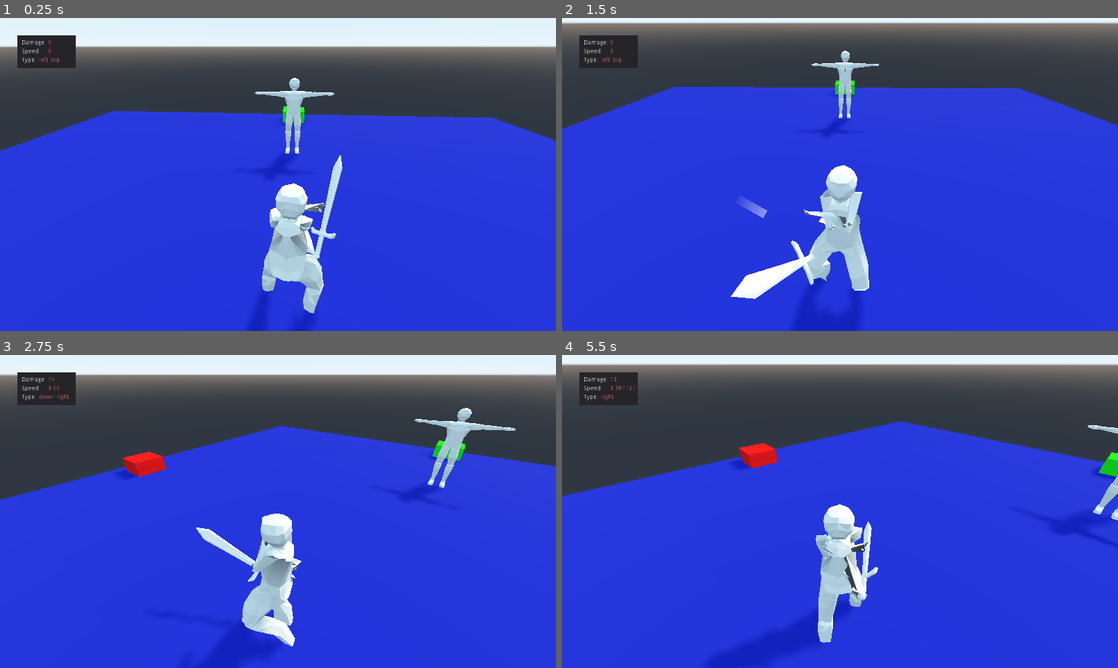
Above: before the commit, frames 1-4 (two rows, left to right).
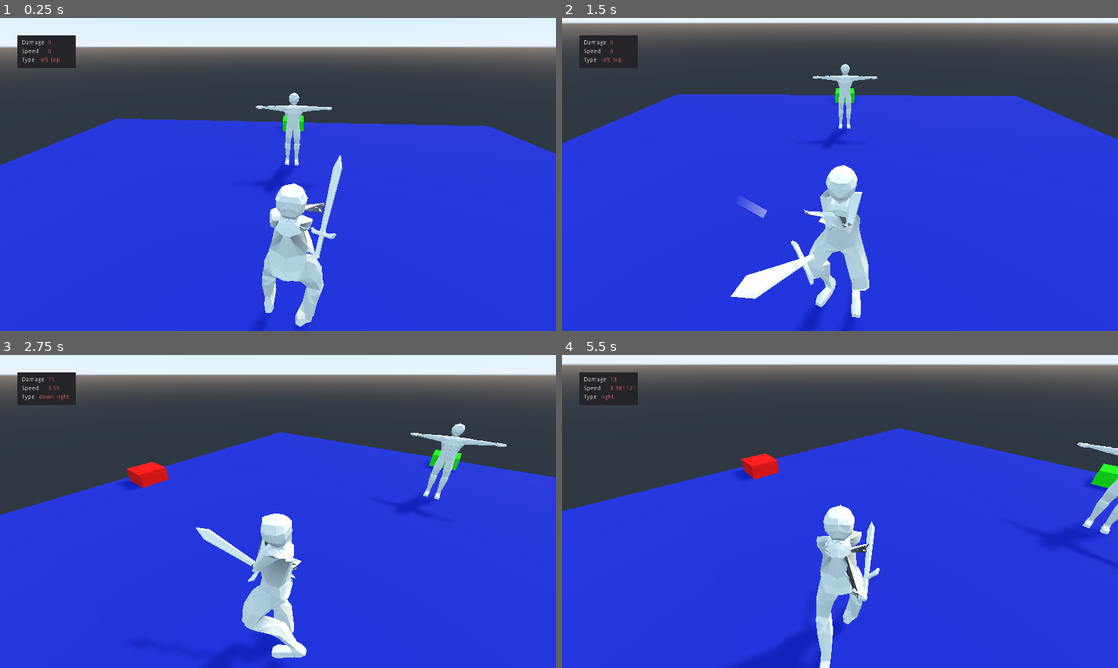
Above: after the commit, the same moments.

Repository: CoffeeStraw/Toutatis-Battle-System---DEMO
Game: Godot game, scene res://level/level.tscn
Same seed, same stepped clock (60 frames per second), same inputs: the game is played once before the commit and once after it.
Inputs (mouse positions are in pixels of both pictures, inside the frame that each line leads up to):
- Up to frame 1 (0.25 s): no input
- Up to frame 2 (1.5 s): move the mouse to (962, 158) at 0.52 s; hold S (move_bw) 0.53-1.25 s; click (962, 158) at 0.67 s; drag from (728, 190) to (812, 237) at 1.27 s
- Up to frame 3 (2.75 s): move the mouse to (333, 442) at 2.02 s; hold A (move_l) from 2.03 s (still down); click (333, 442) at 2.17 s
- Up to frame 4 (5.5 s): release A (move_l) at 2.75 s; drag from (812, 574) to (673, 464) at 2.77 s; move the mouse to (1006, 558) at 3.52 s; tap Shift (move_run) at 3.6 s; click (1006, 558) at 3.67 s; drag from (673, 464) to (756, 433) at 4.27 s; move the mouse to (867, 511) at 5.02 s; hold W (move_fw) from 5.03 s (still down); click (867, 511) at 5.17 s

The runs differ from the first frame. In frame 1, 4.2% of the frame differs, in the area x 0-100%, y 9-100%; in frame 2, 4.2%; in frame 3, 5.1%; in frame 4, 6.8%, in the area x 0-100%, y 21-100%.

Commit message:
Partially fixed collision problems

Diff:
--- a/characters/player/player.tscn
+++ b/characters/player/player.tscn
@@ -12,21 +12,24 @@
 [sub_resource type="Gradient" id=2]
 colors = PoolColorArray( 1, 1, 1, 0, 1, 1, 1, 0.54902 )
 
+[sub_resource type="BoxShape" id=4]
+extents = Vector3( 0.211068, 0.001, 0.265351 )
+
 [node name="Player" type="KinematicBody"]
-collision/safe_margin = 0.01
+collision/safe_margin = 0.1
 script = ExtResource( 1 )
 
 [node name="Character Models and Stuff" parent="." instance=ExtResource( 2 )]
 
 [node name="CollisionShape" type="CollisionShape" parent="."]
-transform = Transform( -3.80289e-08, -0.89, -6.513e-08, 0, -3.89031e-08, 1.49, -0.87, 3.89031e-08, 2.84692e-15, 0, 2.21, 0 )
+transform = Transform( -3.14722e-008, -0.98, -6.81898e-008, 0, -4.28372e-008, 1.56, -0.72, 4.28372e-008, 2.98067e-015, -0.0645833, 2.076, 0.00933528 )
 shape = SubResource( 3 )
 
 [node name="Target" type="Spatial" parent="."]
 transform = Transform( 1, 0, 0, 0, 1, 0, 0, 0, 1, 0, 4.47524, 0 )
 
 [node name="Camera" type="Camera" parent="Target"]
-transform = Transform( -1, 3.88343e-08, -7.83239e-08, 0, 0.895921, 0.444213, 8.74228e-08, 0.444213, -0.895921, 0, 1.364, -2.149 )
+transform = Transform( -1, 3.88343e-008, -7.83239e-008, 0, 0.895921, 0.444213, 8.74228e-008, 0.444213, -0.895921, 0, 1.364, -2.149 )
 script = ExtResource( 3 )
 distance = 4.5
 height = 2.5
@@ -112,4 +115,6 @@
 end_cap_mode = 2
 script = ExtResource( 6 )
 
+[node name="CollisionShape2" type="CollisionShape" parent="."]
+shape = SubResource( 4 )
 [connection signal="swiped" from="SwipeDetector" to="." method="_on_SwipeDetector_swiped"]
--- a/level/level.tscn
+++ b/level/level.tscn
@@ -23,7 +23,7 @@
 
 [sub_resource type="SpatialMaterial" id=8]
 
-[sub_resource type="CapsuleShape" id=9]
+[sub_resource type="BoxShape" id=12]
 
 [sub_resource type="ProceduralSky" id=10]
 
@@ -35,6 +35,7 @@
 [node name="Spatial" type="Spatial"]
 
 [node name="Floor" type="MeshInstance" parent="."]
+editor/display_folded = true
 transform = Transform( 20, 0, 0, 0, 0.5, 0, 0, 0, 20, 0, -0.5, 0 )
 material_override = SubResource( 1 )
 mesh = SubResource( 2 )
@@ -46,7 +47,6 @@
 shape = SubResource( 3 )
 
 [node name="Player" parent="." instance=ExtResource( 1 )]
-collision/safe_margin = 0.1
 
 [node name="Red" type="MeshInstance" parent="."]
 transform = Transform( 1, 0, 0, 0, 1, 0, 0, 0, 1, 18, 0, 0 )
@@ -78,8 +78,8 @@
 [node name="Dummy" parent="DummyStaticBody" instance=ExtResource( 2 )]
 
 [node name="CollisionShape" type="CollisionShape" parent="DummyStaticBody"]
-transform = Transform( 0.57, 0, 0, 0, 2.28, 0, 0, 0, 0.24, 0, 2.28, 0 )
-shape = SubResource( 9 )
+transform = Transform( 0.65, 0, 0, 0, 2.28, 0, 0, 0, 0.39, 0, 2.28, 0 )
+shape = SubResource( 12 )
 
 [node name="WorldEnvironment" type="WorldEnvironment" parent="."]
 environment = SubResource( 11 )
Not shown: 1 places in characters/player/player.tscn that only renumber resources
